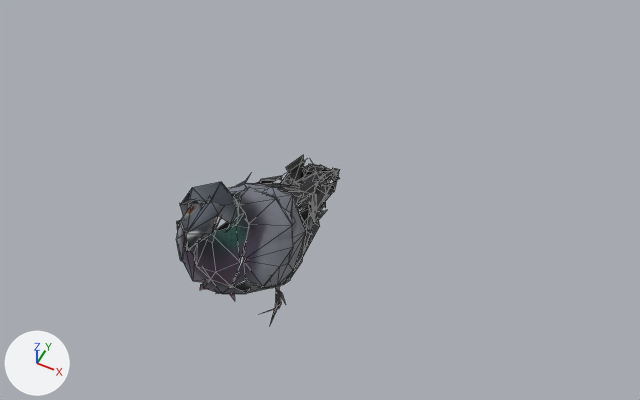
One commit to the glTF model docs/pc/look_target/crosshaven_city/work/3d_cities/crosshaven/animals/3d/ani_pigeon_LOD2.glb: the scene before it, then after it.
Before and after are seen from a 50 mm camera at (0.367, -0.593, 0.909) aimed at (0.055, 0.03, 0.13). The axes (+X, +Y, +Z) are drawn at lower left. The lights are the same throughout. The older version comes first. Mesh edges are drawn as thin lines.

Before the edit, the objects in view are built like this:
```python
me_tripo_mesh_6df15122_042e_4519_ae23_5d73386e18fc = bpy.data.meshes.new('tripo_mesh_6df15122-042e-4519-ae23-5d73386e18fc')
me_tripo_mesh_6df15122_042e_4519_ae23_5d73386e18fc.from_pydata(...)  # 457 vertices, 368 faces; spans x -0.068..0.068, y -0.16..0.163, z 0.002..0.258
me_tripo_mesh_6df15122_042e_4519_ae23_5d73386e18fc.materials.append(mat_tripo_material_6df15122_042e_4519_ae23_5d73386e18fc)
ob_ani_pigeon = bpy.data.objects.new('ani_pigeon', me_tripo_mesh_6df15122_042e_4519_ae23_5d73386e18fc)
ob_ani_pigeon.location = (0.0, 0.0, 0.0)
```
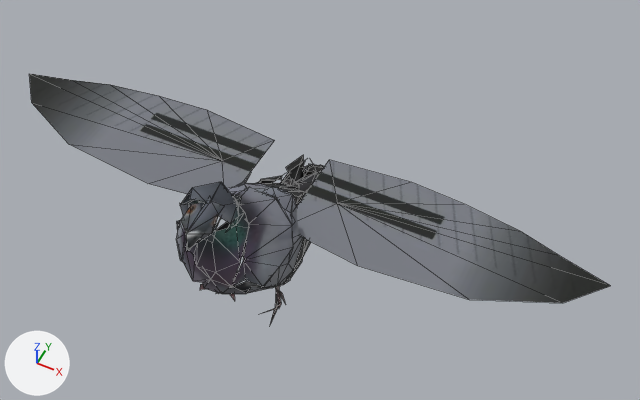
What differs and where, as boxes (x1, y1, x2, y2) in the pictures (640 x 400 px):
'ani_pigeon_wing_open_l', added: after (296, 160, 610, 303)
'ani_pigeon_wing_open_r', added: after (29, 74, 275, 194)

Patch to the scene script:
```diff
--- a/docs/pc/look_target/crosshaven_city/work/3d_cities/crosshaven/animals/3d/ani_pigeon_LOD2.glb.py
+++ b/docs/pc/look_target/crosshaven_city/work/3d_cities/crosshaven/animals/3d/ani_pigeon_LOD2.glb.py
@@ img_pigeon_wing_open_tex @@
+img_pigeon_wing_open_tex = load_image('pigeon_wing_open_tex', '_unpacked/pigeon_wing_open_tex', 256, 128, 'sRGB')
@@ mat_pigeon_wing_open @@
+mat_pigeon_wing_open = principled_material('pigeon_wing_open')
+mat_pigeon_wing_open.texture = img_pigeon_wing_open_tex
+mat_pigeon_wing_open.roughness = 0.85
@@ me_ani_pigeon_wing_r @@
+me_ani_pigeon_wing_r.from_pydata(...)  # 11 vertices, 10 faces; spans x -0.392..-0.037, y -0.042..0.1, z 0.135
+me_ani_pigeon_wing_r.materials.append(mat_pigeon_wing_open)  # picture img_pigeon_wing_open_tex
@@ me_ani_pigeon_wing_l @@
+me_ani_pigeon_wing_l.from_pydata(...)  # 11 vertices, 10 faces; spans x 0.037..0.392, y -0.042..0.1, z 0.135
+me_ani_pigeon_wing_l.materials.append(mat_pigeon_wing_open)  # picture img_pigeon_wing_open_tex
@@ ob_ani_pigeon_wing_open_r @@
+ob_ani_pigeon_wing_open_r = bpy.data.objects.new('ani_pigeon_wing_open_r', me_ani_pigeon_wing_r)
+ob_ani_pigeon_wing_open_r.location = (0.0, 0.0, 0.0)
@@ ob_ani_pigeon_wing_open_l @@
+ob_ani_pigeon_wing_open_l = bpy.data.objects.new('ani_pigeon_wing_open_l', me_ani_pigeon_wing_l)
+ob_ani_pigeon_wing_open_l.location = (0.0, 0.0, 0.0)
```
